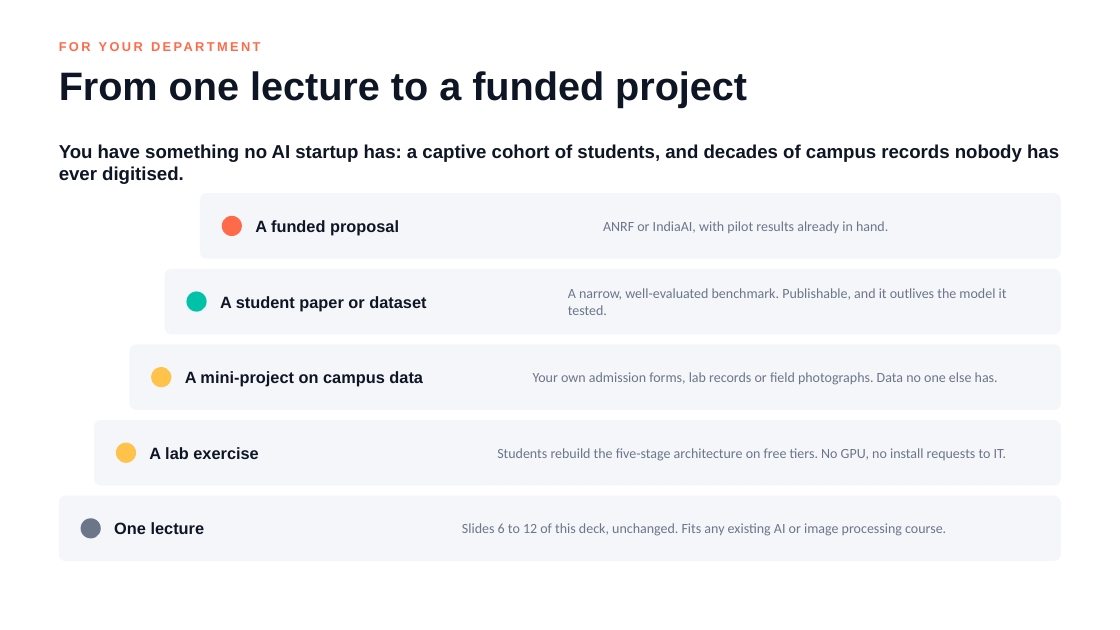
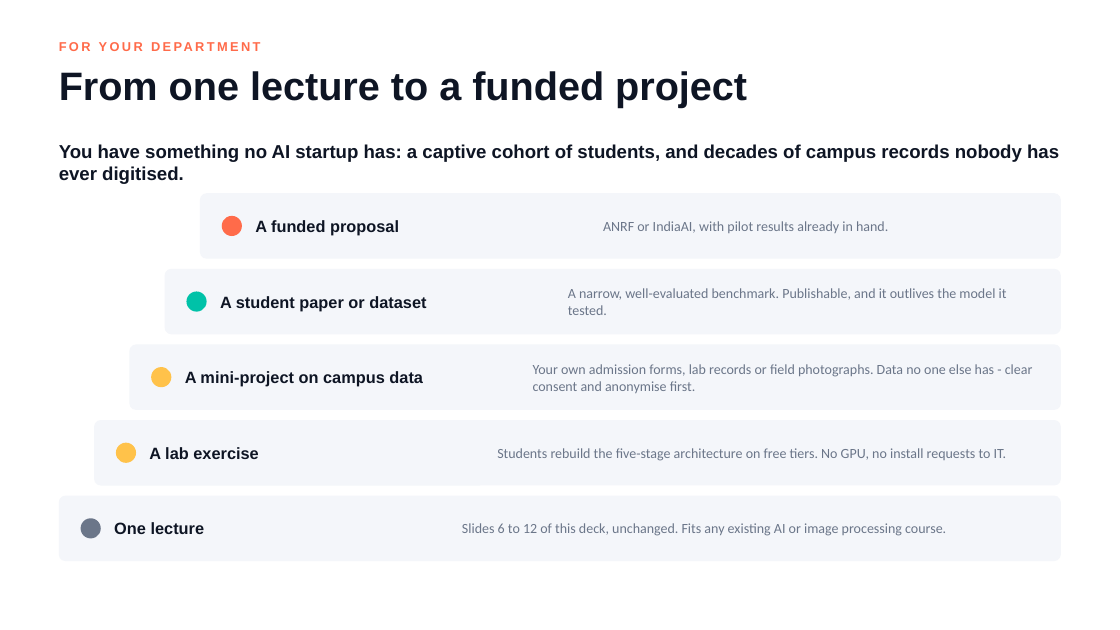
Before and after one commit to lksmangai/DeepLearning, a slide deck: slide 30 of Multimodal-AI-ATAL-FDP-Deck.pptx. Drawn at 1120x630 pixels with LibreOffice and Linux fonts; fonts in the diff are those of the drawing. Boxes give left, top, right and bottom in pixels: in the first picture for what was removed or moved away, otherwise in the second. Text is boxed around its words. In the diff, an @@ line names an element or a change of style, - is before the commit and + after.

```diff
--- a/Multimodal-AI-ATAL-FDP-Deck.pptx
+++ b/Multimodal-AI-ATAL-FDP-Deck.pptx
@@ text at [533, 364, 1033, 393]: text changed @@
-Your own admission forms, lab records or field photographs. Data no one else has.
+Your own admission forms, lab records or field photographs. Data no one else has - clear consent and anonymise first.
```
Also in this commit, not shown: 8 other slides changed.
